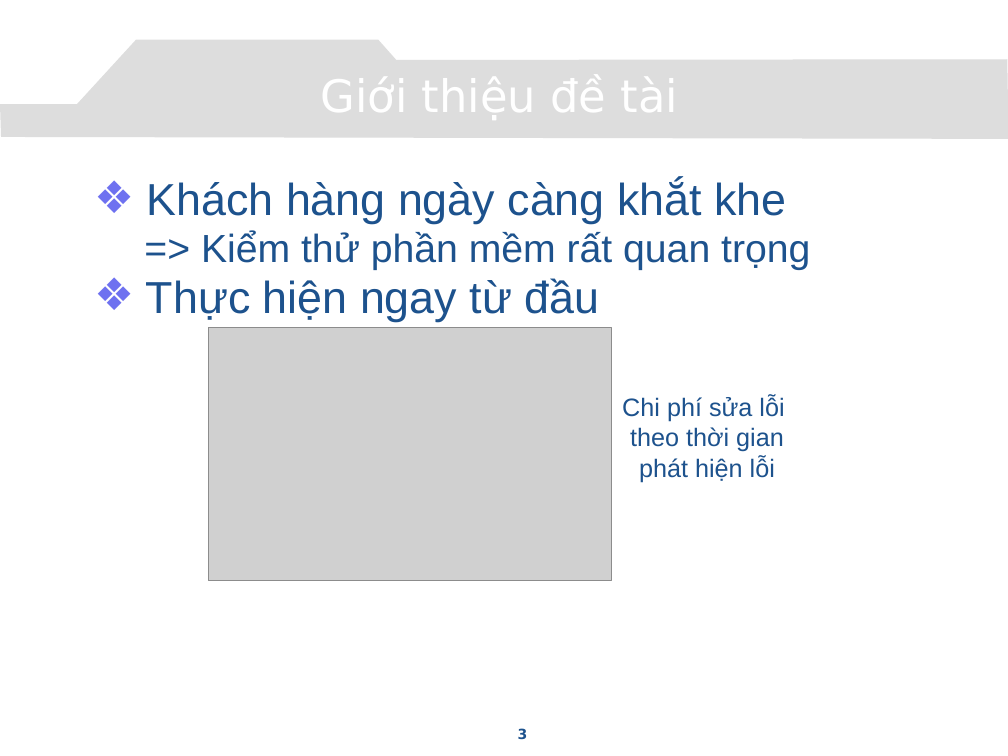
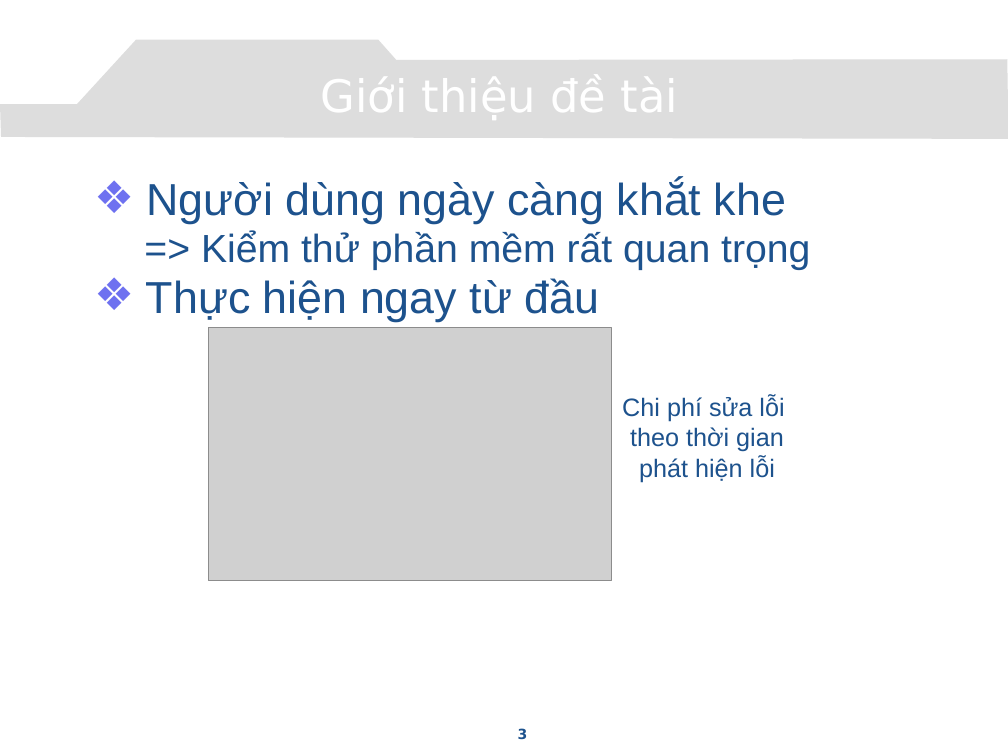
Before and after one commit to congcuong-cse/autotesting-lvtn, a slide deck: slide 3 of Document/Presentation.pptx. Drawn at 1008x756 pixels with LibreOffice and Linux fonts; fonts in the diff are those of the drawing; grey boxes stand for pictures; background and template pictures are left out. Boxes give left, top, right and bottom in pixels: in the first picture for what was removed or moved away, otherwise in the second. Text is boxed around its words. In the diff, an @@ line names an element or a change of style, - is before the commit and + after.

```diff
--- a/Document/Presentation.pptx
+++ b/Document/Presentation.pptx
@@ text at (147, 180, 786, 224): text changed @@
-❖ Khách hàng ngày càng khắt khe
+❖ Người dùng ngày càng khắt khe
```
Also in this commit, not shown: 2 other slides changed, 2 other files.
